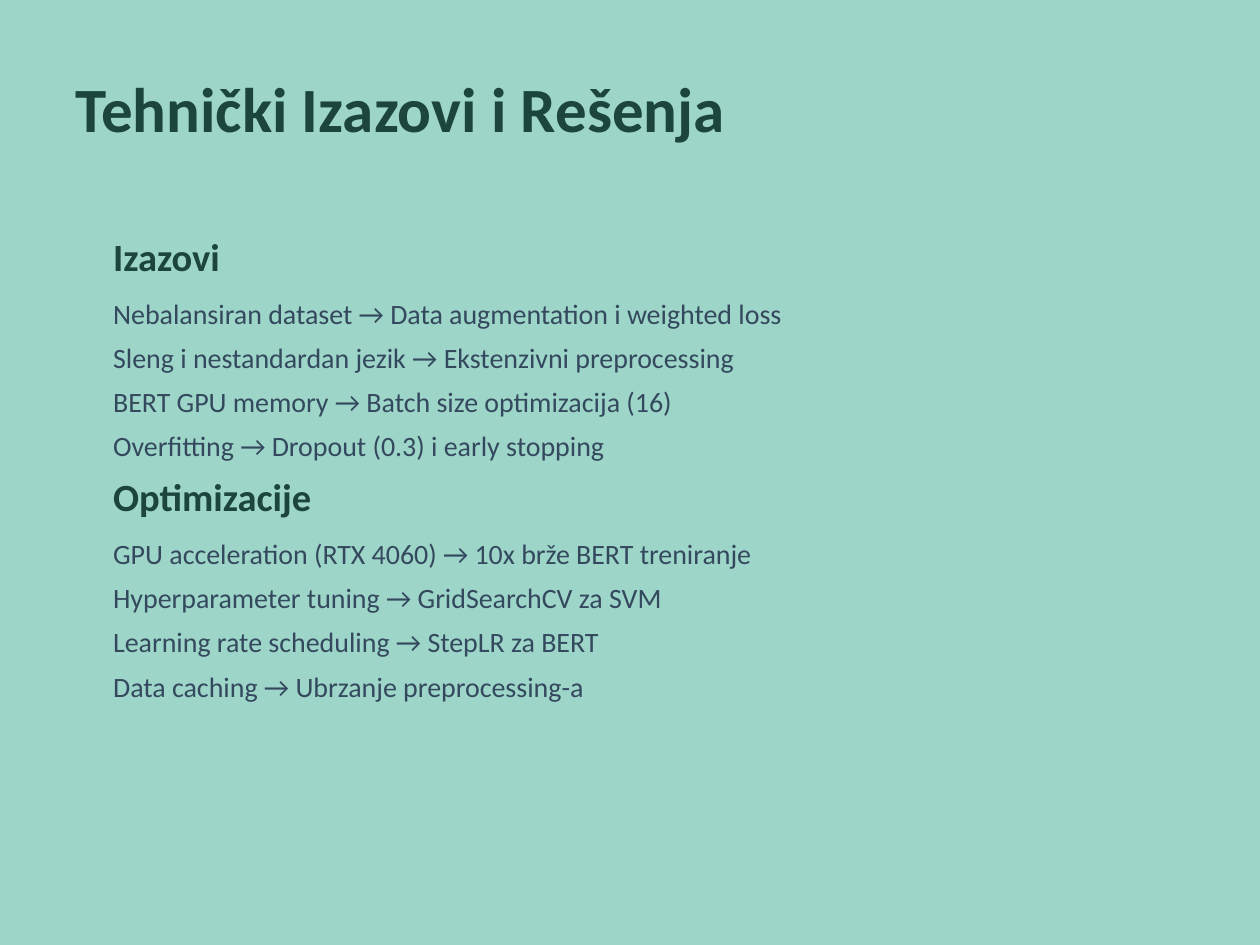
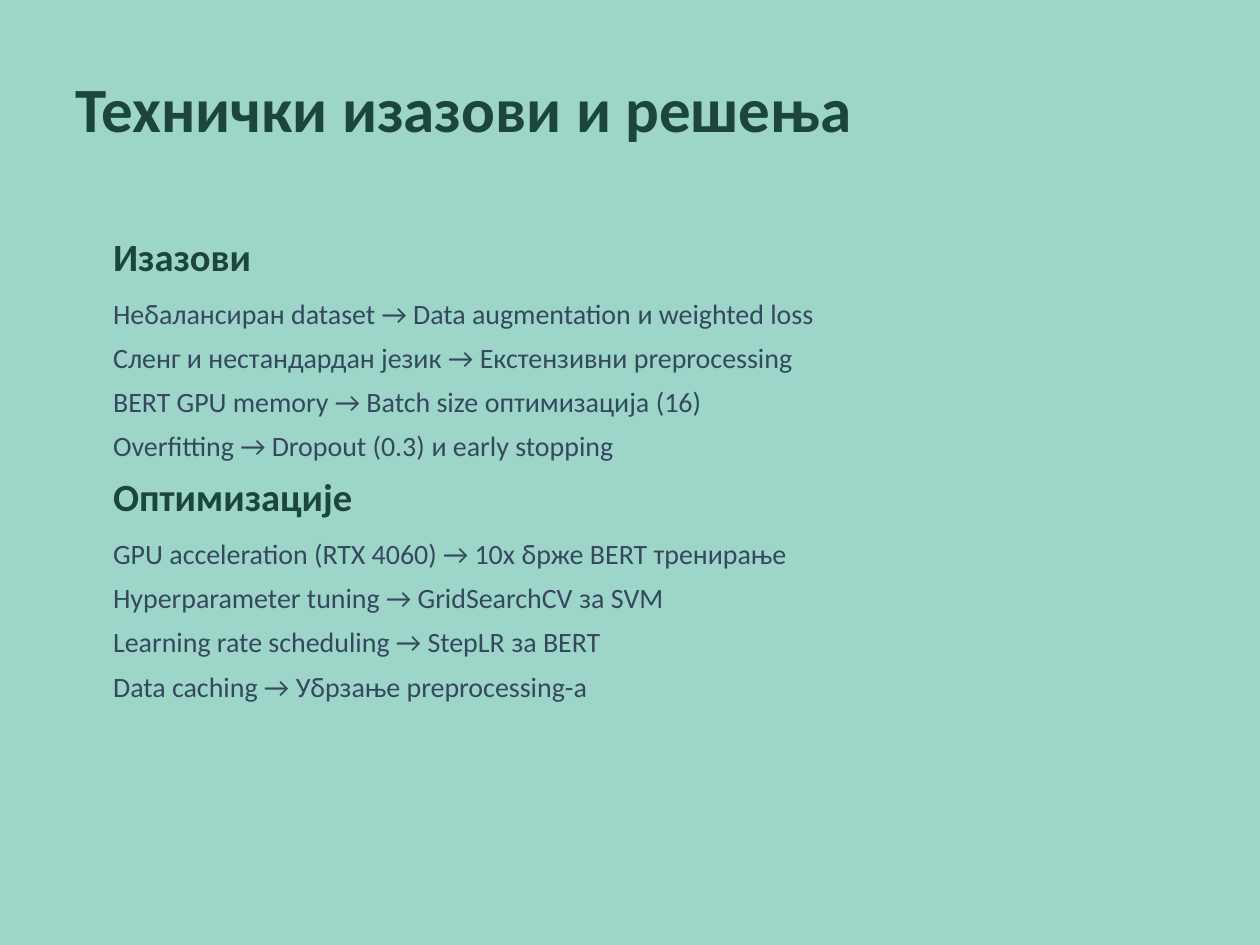
Before and after one commit to borisletic/diplomski, a slide deck: slide 14 of Prezentacija_Diplomski_Boris_Letic_RA_207_2021.pptx. Drawn at 1260x945 pixels with LibreOffice and Linux fonts; fonts in the diff are those of the drawing. Boxes give left, top, right and bottom in pixels: in the first picture for what was removed or moved away, otherwise in the second. Text is boxed around its words. In the diff, an @@ line names an element or a change of style, - is before the commit and + after.

```diff
--- a/Prezentacija_Diplomski_Boris_Letic_RA_207_2021.pptx
+++ b/Prezentacija_Diplomski_Boris_Letic_RA_207_2021.pptx
@@ text at box(75, 91, 851, 142): text changed @@
-Tehnički Izazovi i Rešenja
+Технички изазови и решења
@@ text at box(113, 246, 813, 702): text changed @@
-Izazovi
-Nebalansiran dataset → Data augmentation i weighted loss
-Sleng i nestandardan jezik → Ekstenzivni preprocessing
-BERT GPU memory → Batch size optimizacija (16)
-Overfitting → Dropout (0.3) i early stopping
-Optimizacije
-GPU acceleration (RTX 4060) → 10x brže BERT treniranje
-Hyperparameter tuning → GridSearchCV za SVM
-Learning rate scheduling → StepLR za BERT
-Data caching → Ubrzanje preprocessing-a
+Изазови
+Небалансиран dataset → Data augmentation и weighted loss
+Сленг и нестандардан језик → Екстензивни preprocessing
+BERT GPU memory → Batch size оптимизација (16)
+Overfitting → Dropout (0.3) и early stopping
+Оптимизације
+GPU acceleration (RTX 4060) → 10x брже BERT тренирање
+Hyperparameter tuning → GridSearchCV за SVM
+Learning rate scheduling → StepLR за BERT
+Data caching → Убрзање preprocessing-а
```
Also in this commit, not shown: 7 other slides changed, 8 slides added, 8 slides removed.
